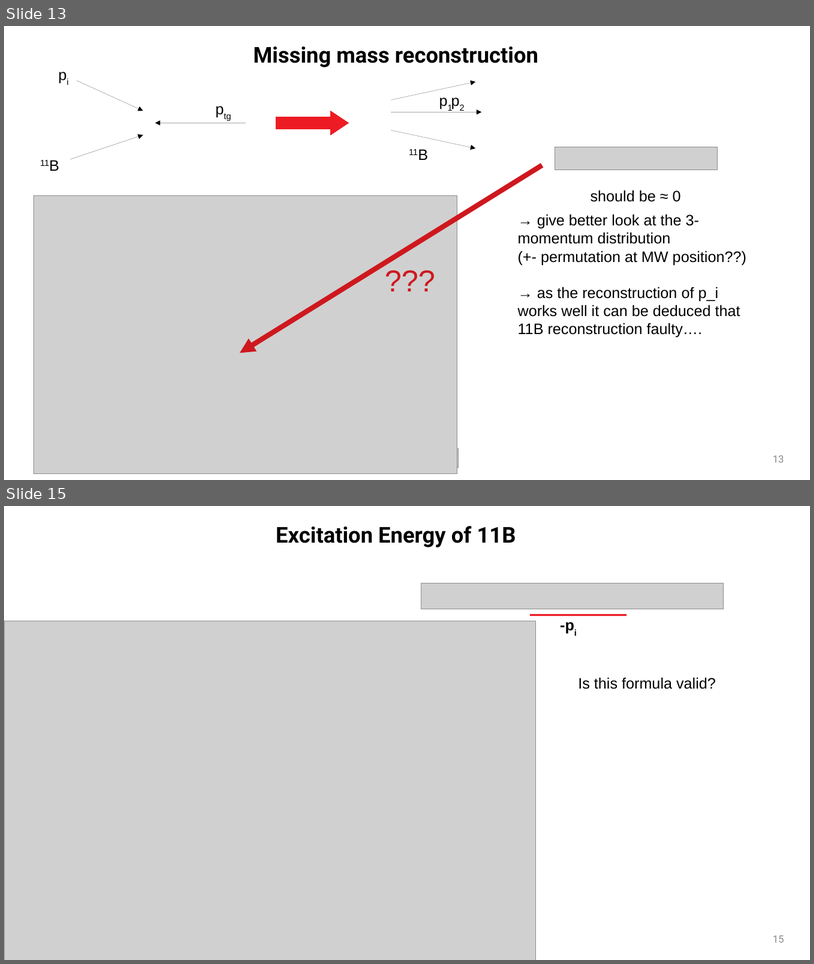
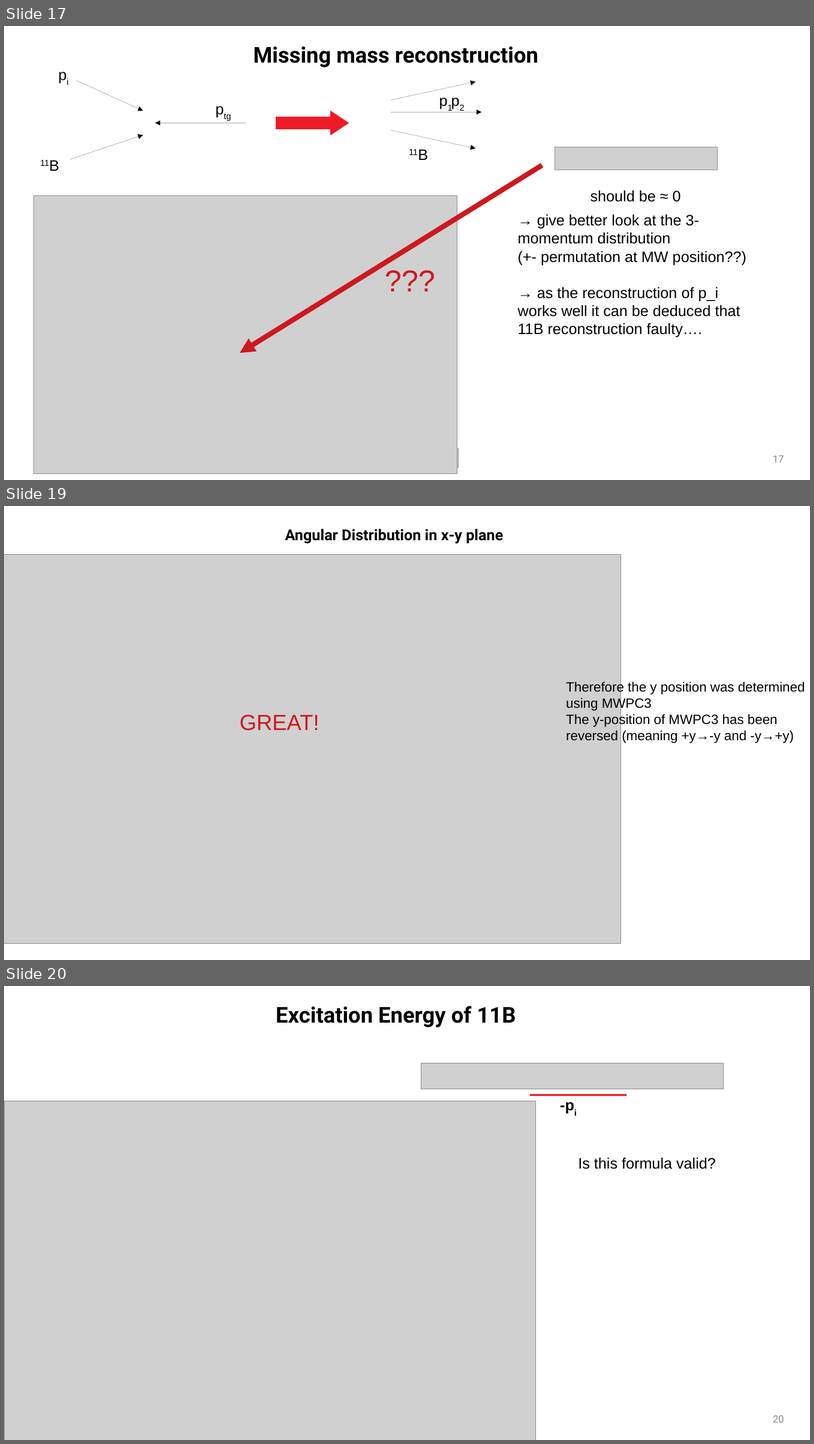
Before and after one commit to jenegger/2021_psi_pres, a slide deck: analysis.odp. Shown one above the other, each under a label of ours: slides 13 and 15 before the commit, slides 17, 19 and 20 after it; the slides between them are not shown. The pictures are 814x964 and 814x1444 pixels, drawn with LibreOffice and Linux fonts; fonts in the diff are those of the drawing; grey boxes stand for pictures; background and template pictures are left out. Boxes give left, top, right and bottom in pixels: in the first picture for what was removed or moved away, otherwise in the second. Text is boxed around its words. In the diff, an @@ line names an element or a change of style, - is before the commit and + after.

```diff
--- a/analysis.odp
+++ b/analysis.odp
@@ slide 19 added at (4,506,810,960), background #FFFFFF @@
@@ title added at (285,529,503,544), 18 pt, text #000000, bold @@
+Angular Distribution in x-y plane
@@ picture added at (4,555,621,943) @@
@@ text added at (566,681,806,743), 16 pt, text #000000 @@
+Therefore the y position was determined using MWPC3
+The y-position of MWPC3 has been reversed (meaning +y→-y and -y→+y)
@@ text added at (240,714,320,730), 26 pt, text #CE181E @@
+GREAT!
@@ what was slide 13 is now slide 17 @@
@@ page number at (773,455,785,462): text changed @@
-13
+17
@@ what was slide 15 is now slide 20 @@
@@ page number at (773,1415,785,1422): text changed @@
-15
+20
```
Also in this commit, not shown: 4 slides changed, 6 other slides added, 9 other files.
